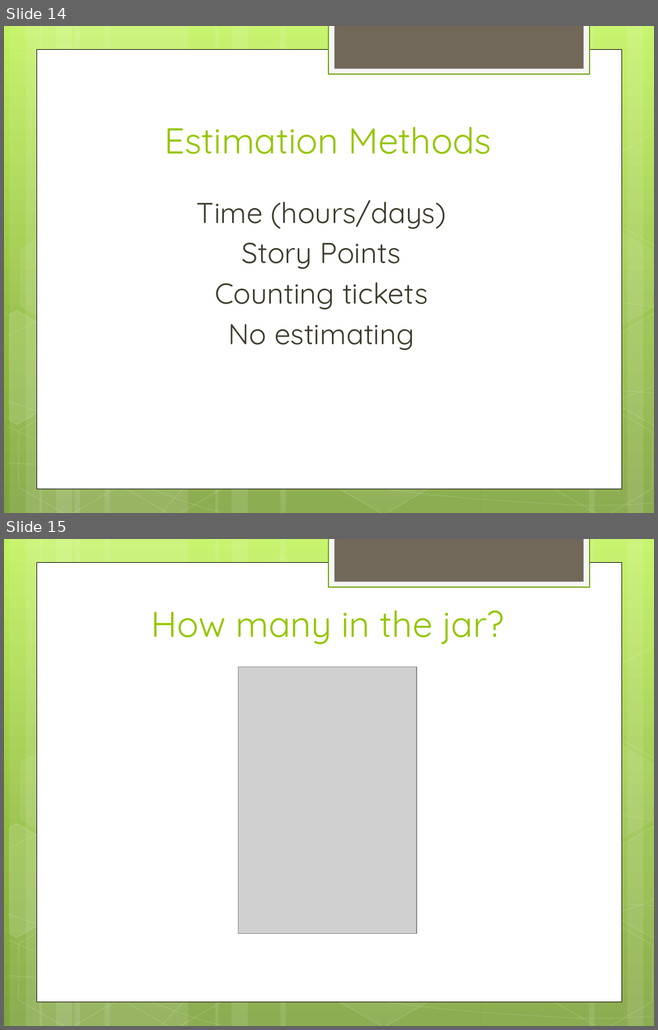
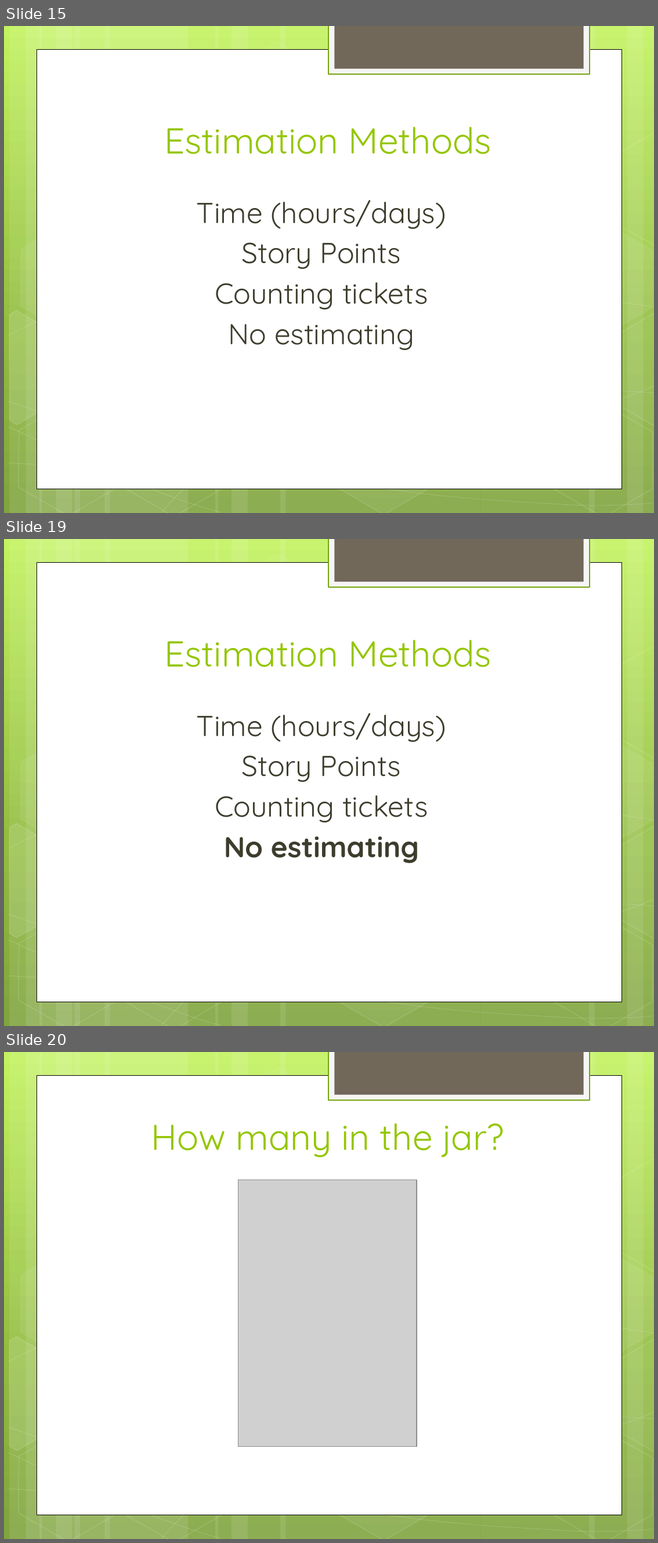
Before and after one commit to JonKruger/iteration-management, a slide deck: Iteration Management - Your Key to Predictable Delivery.pptx. Shown one above the other, each under a label of ours: slides 14 and 15 before the commit, slides 15, 19 and 20 after it; the slides between them are not shown. The pictures are 658x1030 and 658x1543 pixels, drawn with LibreOffice and Linux fonts; fonts in the diff are those of the drawing; grey boxes stand for pictures. Boxes give left, top, right and bottom in pixels: in the first picture for what was removed or moved away, otherwise in the second. Text is boxed around its words. In the diff, an @@ line names an element or a change of style, - is before the commit and + after.

```diff
--- a/Iteration Management - Your Key to Predictable Delivery.pptx
+++ b/Iteration Management - Your Key to Predictable Delivery.pptx
@@ slide 19 added at box(4, 539, 654, 1026), background gradient #C3F35F to #93BF3F to #81A53E; not listed: 31 template elements that a slide beside it also shows @@
@@ title added at box(164, 640, 491, 667), 40 pt, text #94C600 @@
+Estimation Methods
@@ text added at box(197, 713, 446, 863), 32 pt, text #3E3D2D @@
+Time (hours/days)
+Story Points
+Counting tickets
+No estimating
@@ what was slide 14 is now slide 15 @@
@@ what was slide 15 is now slide 20 @@
```
Also in this commit, not shown: 13 other slides added.
